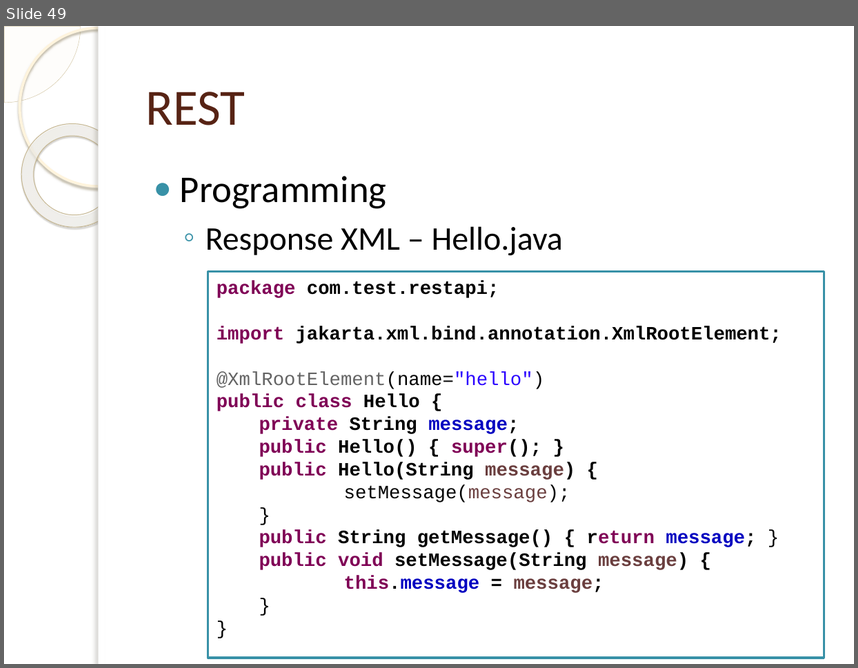
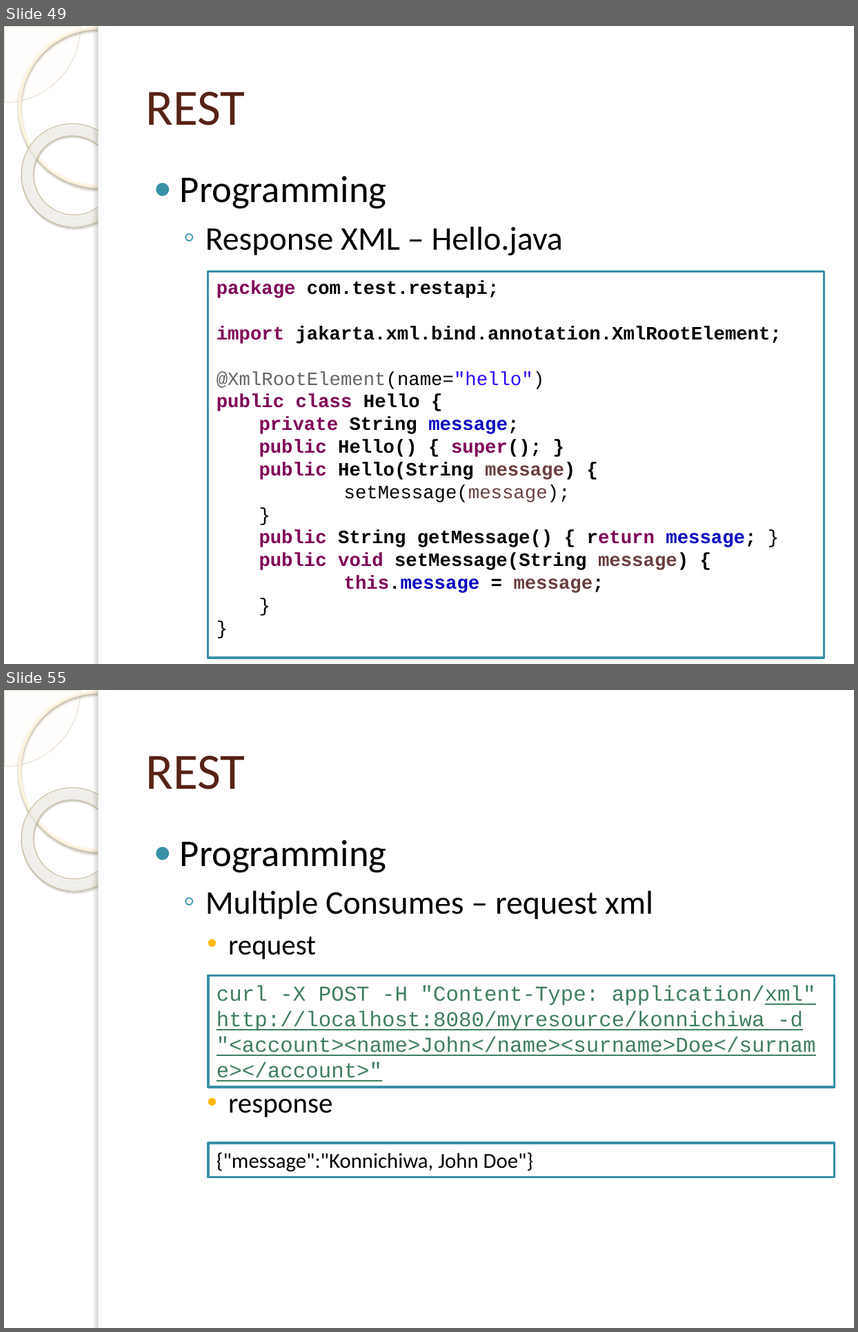
Before and after one commit to tassun/train-rest, a slide deck: Introduction to Rest.pptx. Shown one above the other, each under a label of ours: slide 49 before the commit, slides 49 and 55 after it; the slides between them are not shown. The pictures are 858x668 and 858x1332 pixels, drawn with LibreOffice and Linux fonts; fonts in the diff are those of the drawing; background and template pictures are left out. Boxes give left, top, right and bottom in pixels: in the first picture for what was removed or moved away, otherwise in the second. Text is boxed around its words. In the diff, an @@ line names an element or a change of style, - is before the commit and + after.

```diff
--- a/Introduction to Rest.pptx
+++ b/Introduction to Rest.pptx
@@ slide 55 added at bbox=[4, 690, 854, 1328], background picture (left out); not listed: 5 template elements that a slide beside it also shows @@
@@ title added at bbox=[146, 756, 245, 789], 43 pt, text #572314 @@
+REST
@@ text added at bbox=[180, 840, 653, 1117], 28 pt, text #000000 @@
+● Programming
+  ◦ Multiple Consumes – request xml
+    • request
+    • response
@@ rectangle added at bbox=[208, 976, 835, 1087], outline #3891A7 2 pt, 18 pt, text #3F7F5F, underline @@
+curl -X POST -H "Content-Type: application/xml" http://localhost:8080/myresource/konnichiwa -d "<account><name>John</name><surname>Doe</surname></account>"
@@ rectangle added at bbox=[208, 1142, 835, 1176], outline #3891A7 2 pt, 18 pt, text #000000 @@
+{"message":"Konnichiwa, John Doe"}
```
Also in this commit, not shown: 7 other slides added, 1 other file.
